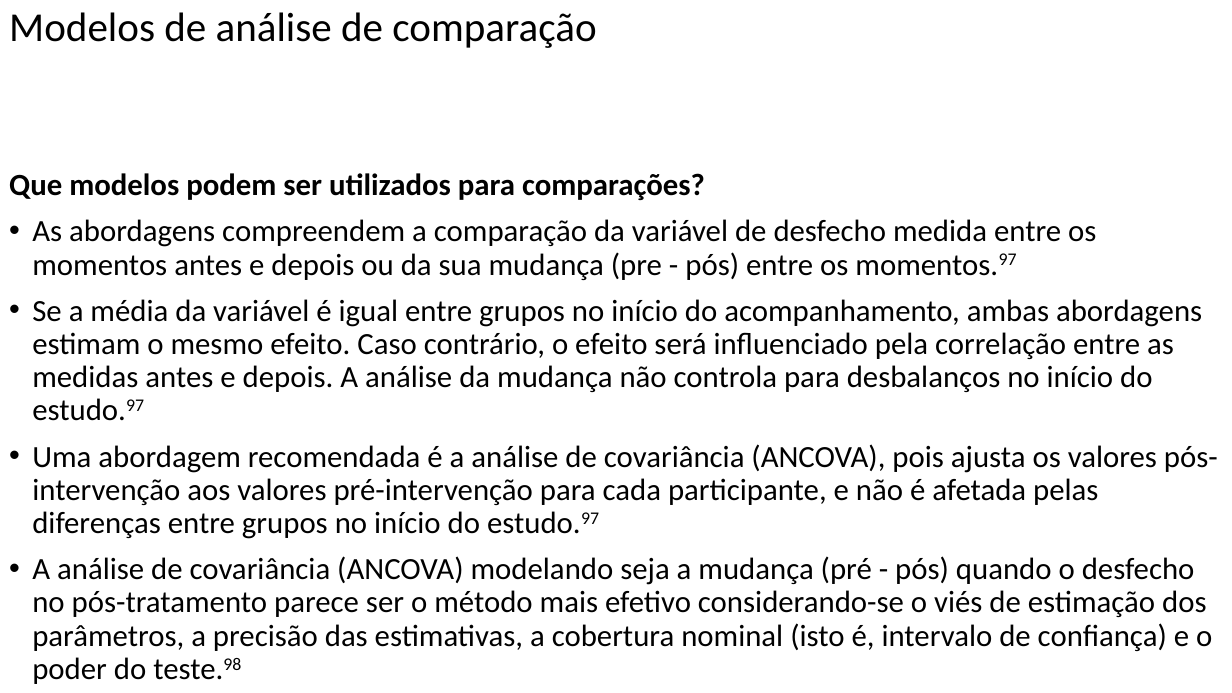
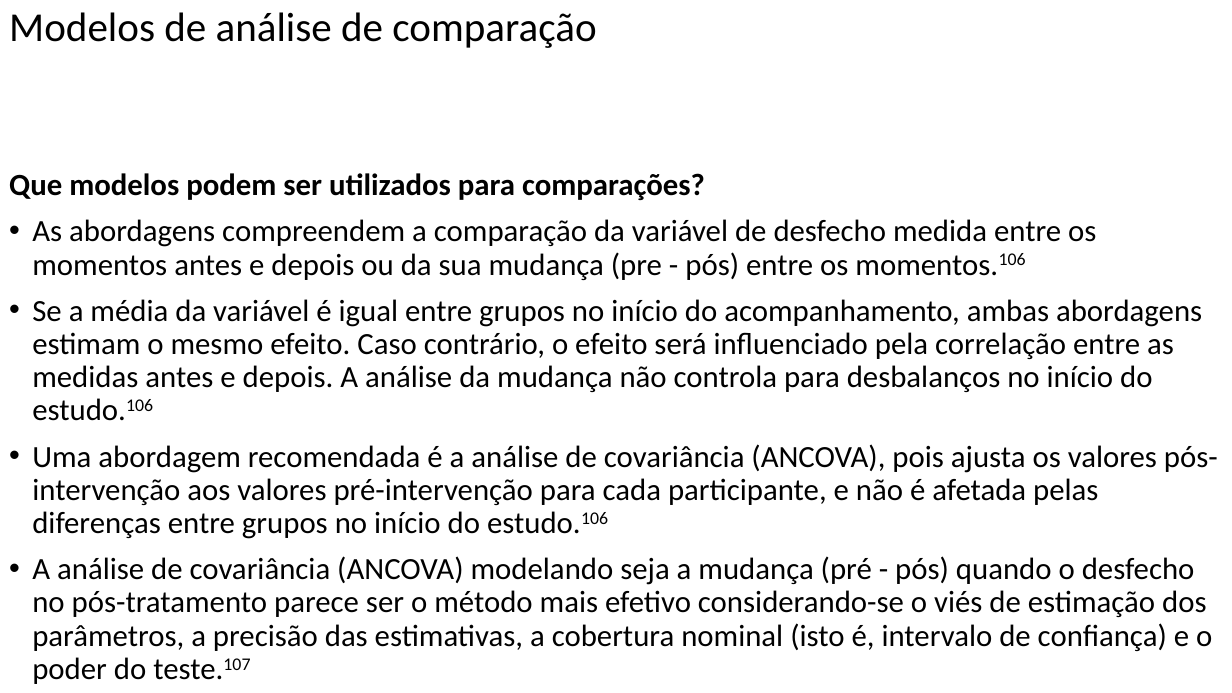
Before and after one commit to FerreiraAS/Ciencia-com-R, a slide deck: slide 83 of docs/Ciência-com-R.pptx (slide 80 before the commit). Drawn at 1232x693 pixels with LibreOffice and Linux fonts; fonts in the diff are those of the drawing. Boxes give left, top, right and bottom in pixels: in the first picture for what was removed or moved away, otherwise in the second. Text is boxed around its words. In the diff, an @@ line names an element or a change of style, - is before the commit and + after.

```diff
--- a/docs/Ciência-com-R.pptx
+++ b/docs/Ciência-com-R.pptx
@@ text at (32,219,1218,684): text changed @@
-• As abordagens compreendem a comparação da variável de desfecho medida entre os momentos antes e depois ou da sua mudança (pre - pós) entre os momentos.97
-• Se a média da variável é igual entre grupos no início do acompanhamento, ambas abordagens estimam o mesmo efeito. Caso contrário, o efeito será influenciado pela correlação entre as medidas antes e depois. A análise da mudança não controla para desbalanços no início do estudo.97
-• Uma abordagem recomendada é a análise de covariância (ANCOVA), pois ajusta os valores pós-intervenção aos valores pré-intervenção para cada participante, e não é afetada pelas diferenças entre grupos no início do estudo.97
-• A análise de covariância (ANCOVA) modelando seja a mudança (pré - pós) quando o desfecho no pós-tratamento parece ser o método mais efetivo considerando-se o viés de estimação dos parâmetros, a precisão das estimativas, a cobertura nominal (isto é, intervalo de confiança) e o poder do teste.98
-• Análise de variância (ANOVA) e modelos lineares mistos (MLM) são outras opções de métodos, embora apresentem maior variância, menor poder, e cobertura nominal comparados à ANCOVA.98
+• As abordagens compreendem a comparação da variável de desfecho medida entre os momentos antes e depois ou da sua mudança (pre - pós) entre os momentos.106
+• Se a média da variável é igual entre grupos no início do acompanhamento, ambas abordagens estimam o mesmo efeito. Caso contrário, o efeito será influenciado pela correlação entre as medidas antes e depois. A análise da mudança não controla para desbalanços no início do estudo.106
+• Uma abordagem recomendada é a análise de covariância (ANCOVA), pois ajusta os valores pós-intervenção aos valores pré-intervenção para cada participante, e não é afetada pelas diferenças entre grupos no início do estudo.106
+• A análise de covariância (ANCOVA) modelando seja a mudança (pré - pós) quando o desfecho no pós-tratamento parece ser o método mais efetivo considerando-se o viés de estimação dos parâmetros, a precisão das estimativas, a cobertura nominal (isto é, intervalo de confiança) e o poder do teste.107
+• Análise de variância (ANOVA) e modelos lineares mistos (MLM) são outras opções de métodos, embora apresentem maior variância, menor poder, e cobertura nominal comparados à ANCOVA.107
```
Also in this commit, not shown: 19 other slides changed, 3 slides added, 57 other files.
